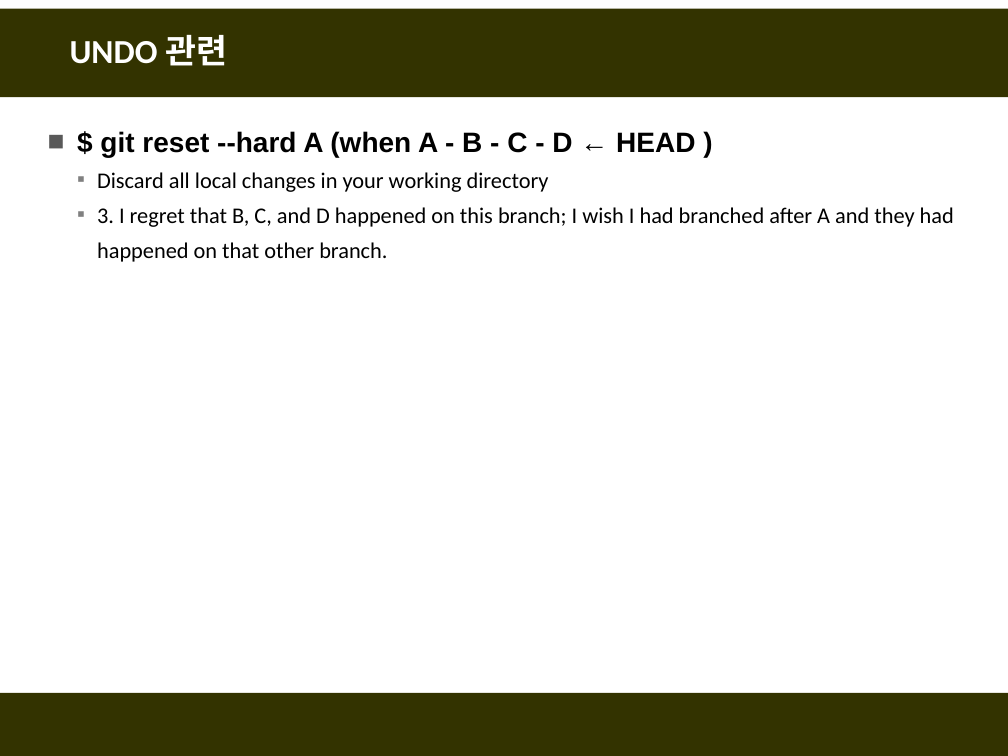
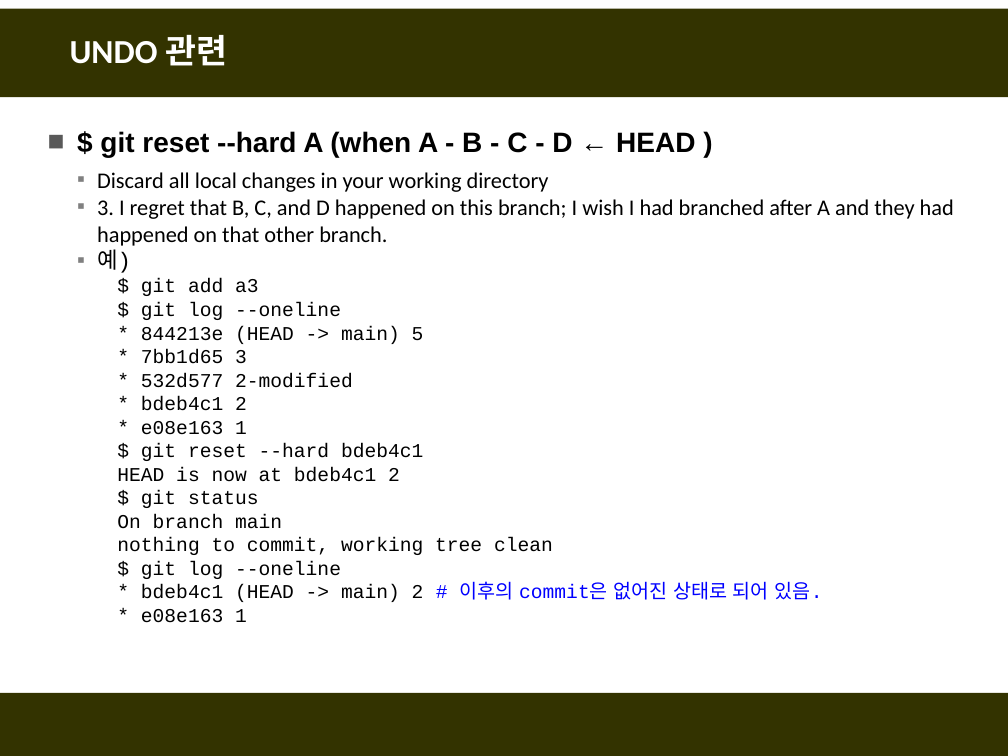
Before and after one commit to fasthill/github-lecture, a slide deck: slide 17 of git및github첫걸음11-명령어모음.pptx. Drawn at 1008x756 pixels with LibreOffice and Linux fonts; fonts in the diff are those of the drawing. Boxes give left, top, right and bottom in pixels: in the first picture for what was removed or moved away, otherwise in the second. Text is boxed around its words. In the diff, an @@ line names an element or a change of style, - is before the commit and + after.

```diff
--- a/git및github첫걸음11-명령어모음.pptx
+++ b/git및github첫걸음11-명령어모음.pptx
@@ text at box(97, 199, 954, 246): line spacing 1.3 to 1 @@
@@ text at box(97, 249, 822, 623): paragraphs added @@
+  ▪ 예)
+  $ git add a3
+$ git log --oneline
+* 844213e (HEAD -> main) 5
+* 7bb1d65 3
+* 532d577 2-modified
+* bdeb4c1 2
+* e08e163 1
+$ git reset --hard bdeb4c1
+HEAD is now at bdeb4c1 2
+$ git status
+On branch main
+nothing to commit, working tree clean
+$ git log --oneline
+* bdeb4c1 (HEAD -> main) 2 # 이후의 commit은 없어진 상태로 되어 있음.
+* e08e163 1
```
Also in this commit, not shown: 4 other slides changed.
